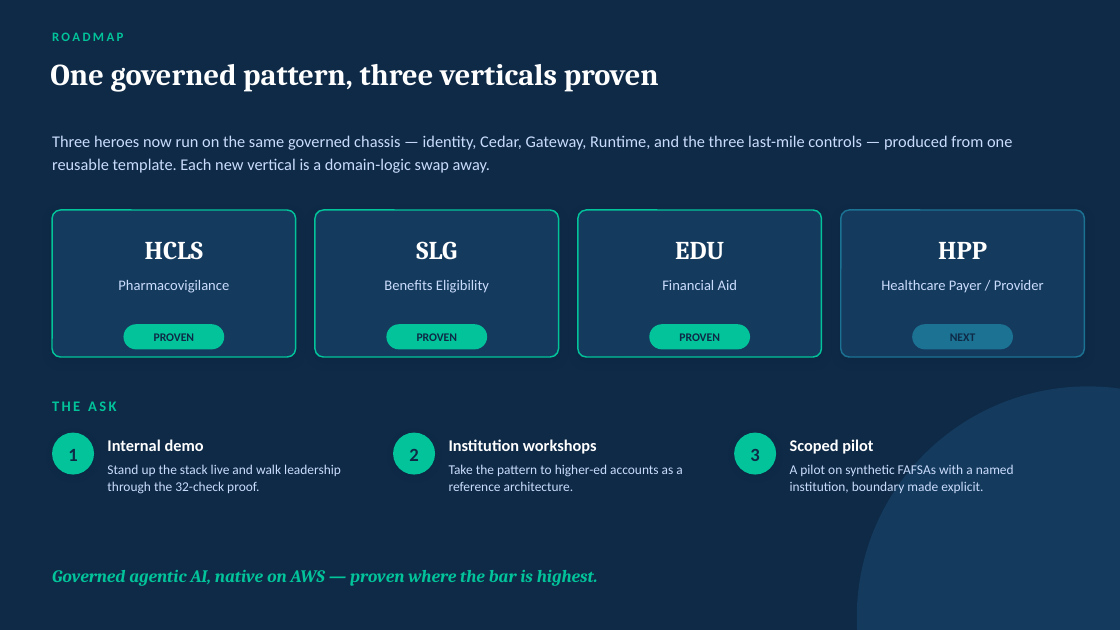
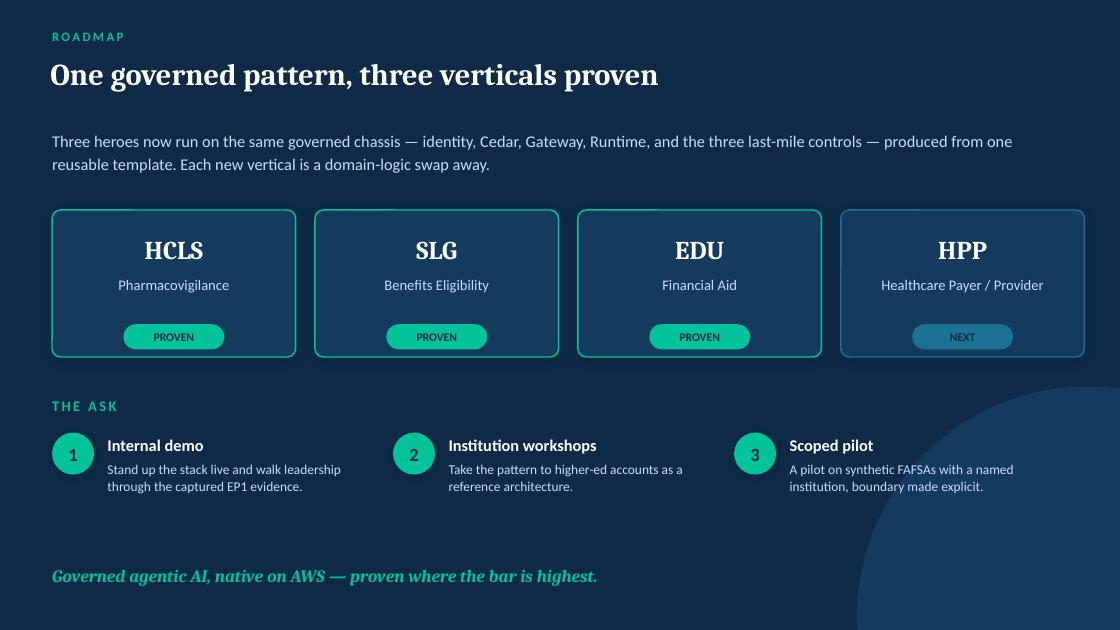
Before and after one commit to virtualryder/EDU_financial_aid_agent, a slide deck: slide 13 of docs/Financial-Aid-AgentCore-Leadership.pptx. Drawn at 1120x630 pixels with LibreOffice and Linux fonts; fonts in the diff are those of the drawing. Boxes give left, top, right and bottom in pixels: in the first picture for what was removed or moved away, otherwise in the second. Text is boxed around its words. In the diff, an @@ line names an element or a change of style, - is before the commit and + after.

```diff
--- a/docs/Financial-Aid-AgentCore-Leadership.pptx
+++ b/docs/Financial-Aid-AgentCore-Leadership.pptx
@@ text at (x1=107, y1=464, x2=341, y2=494): text changed @@
-Stand up the stack live and walk leadership through the 32-check proof.
+Stand up the stack live and walk leadership through the captured EP1 evidence.
```
Also in this commit, not shown: 2 other slides changed, 8 other files.
